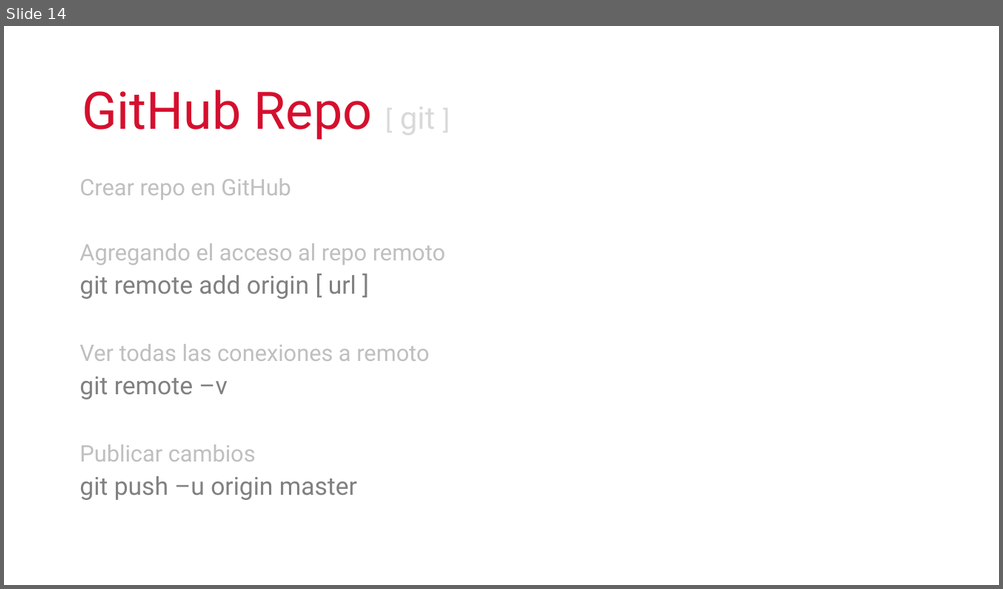
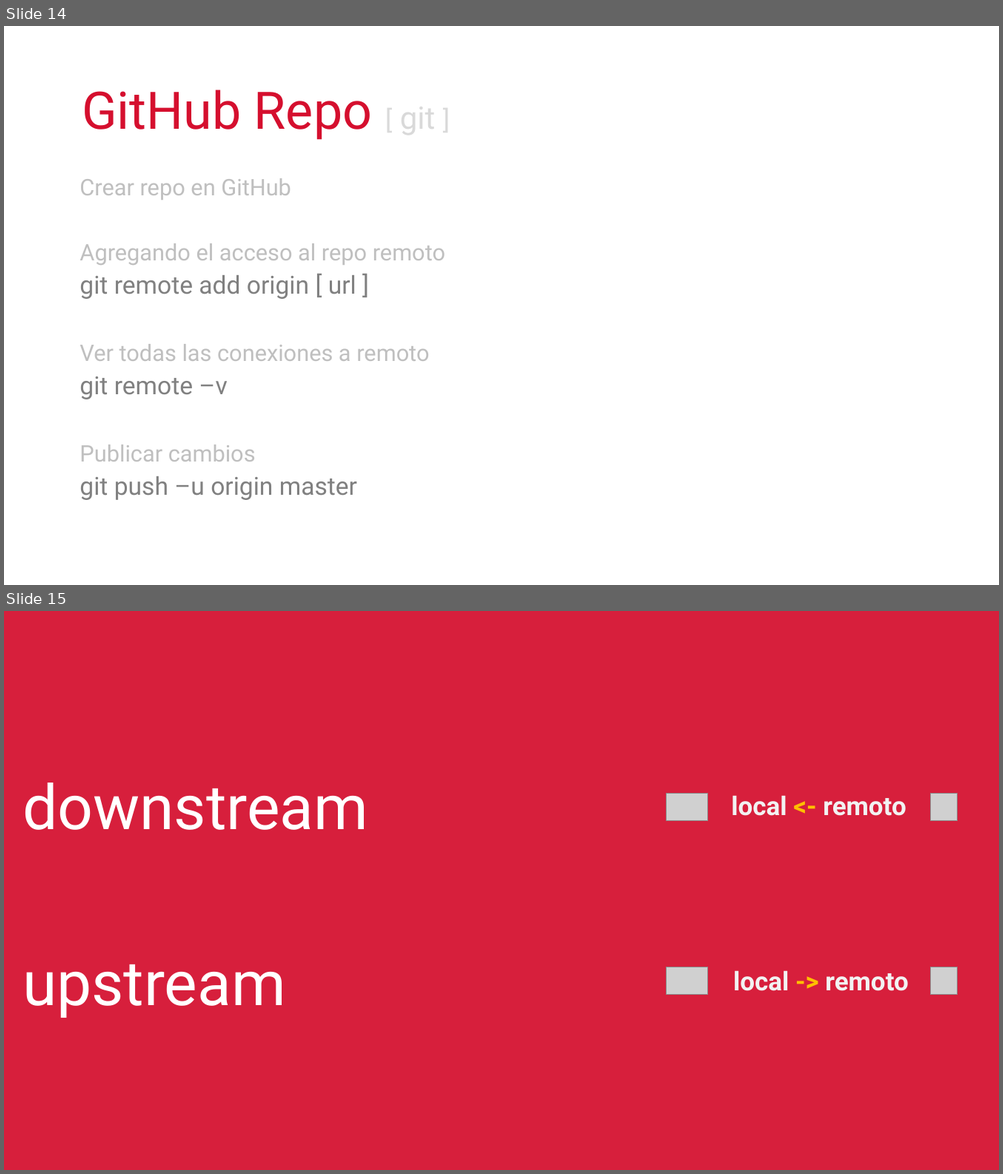
Before and after one commit to cimadev/PlaticasTalleres, a slide deck: 2017/dec_7_Git_GitHub_WorkShop/DGO.pptx. Shown one above the other, each under a label of ours: slide 14 before the commit, slides 14 and 15 after it. The pictures are 1003x589 and 1003x1174 pixels, drawn with LibreOffice and Linux fonts; fonts in the diff are those of the drawing; grey boxes stand for pictures. Boxes give left, top, right and bottom in pixels: in the first picture for what was removed or moved away, otherwise in the second. Text is boxed around its words. In the diff, an @@ line names an element or a change of style, - is before the commit and + after.

```diff
--- a/2017/dec_7_Git_GitHub_WorkShop/DGO.pptx
+++ b/2017/dec_7_Git_GitHub_WorkShop/DGO.pptx
@@ slide 15 added at bbox=[4, 611, 999, 1170], background #D71F3C @@
@@ text added at bbox=[22, 783, 368, 830], 60 pt, text #FFFFFF @@
+downstream
@@ picture added at bbox=[666, 794, 708, 821] @@
@@ text added at bbox=[731, 795, 905, 816], 25 pt, text #F2F2F2, bold @@
+local <- remoto
@@ picture added at bbox=[930, 794, 957, 821] @@
@@ text added at bbox=[22, 965, 286, 1018], 60 pt, text #FFFFFF @@
+upstream
@@ picture added at bbox=[666, 968, 708, 995] @@
@@ text added at bbox=[733, 971, 908, 991], 25 pt, text #F2F2F2, bold @@
+local -> remoto
@@ picture added at bbox=[930, 968, 957, 995] @@
```
Also in this commit, not shown: 1 slide changed, 15 other slides added, 1 other file.
